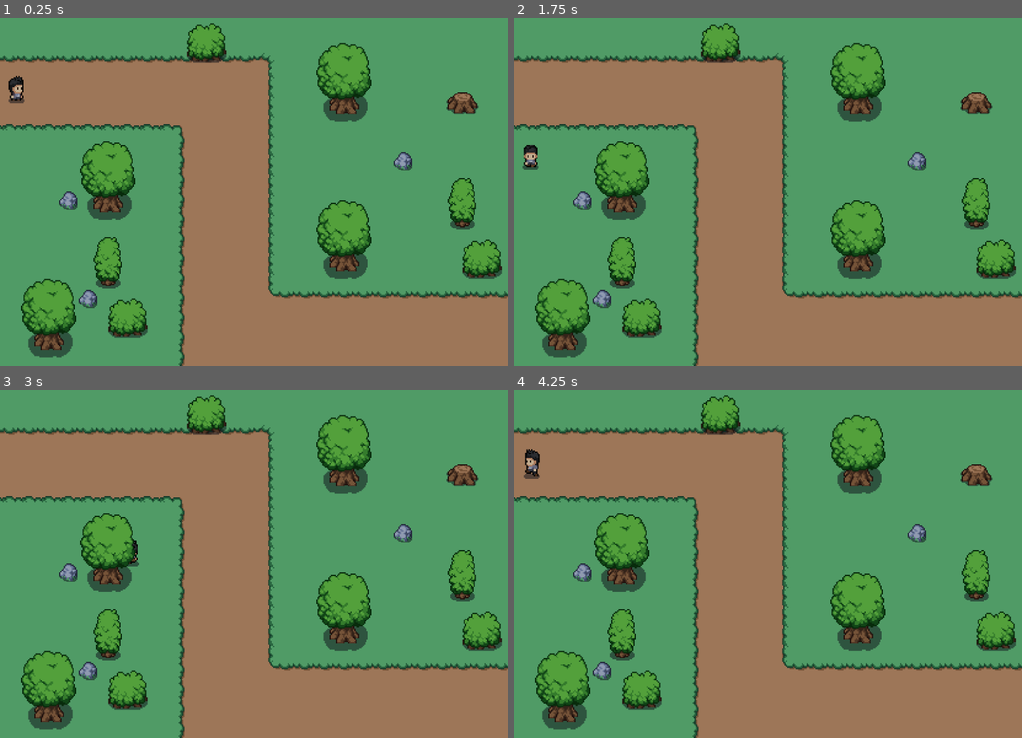
Above: before the commit, frames 1-4 (two rows, left to right).
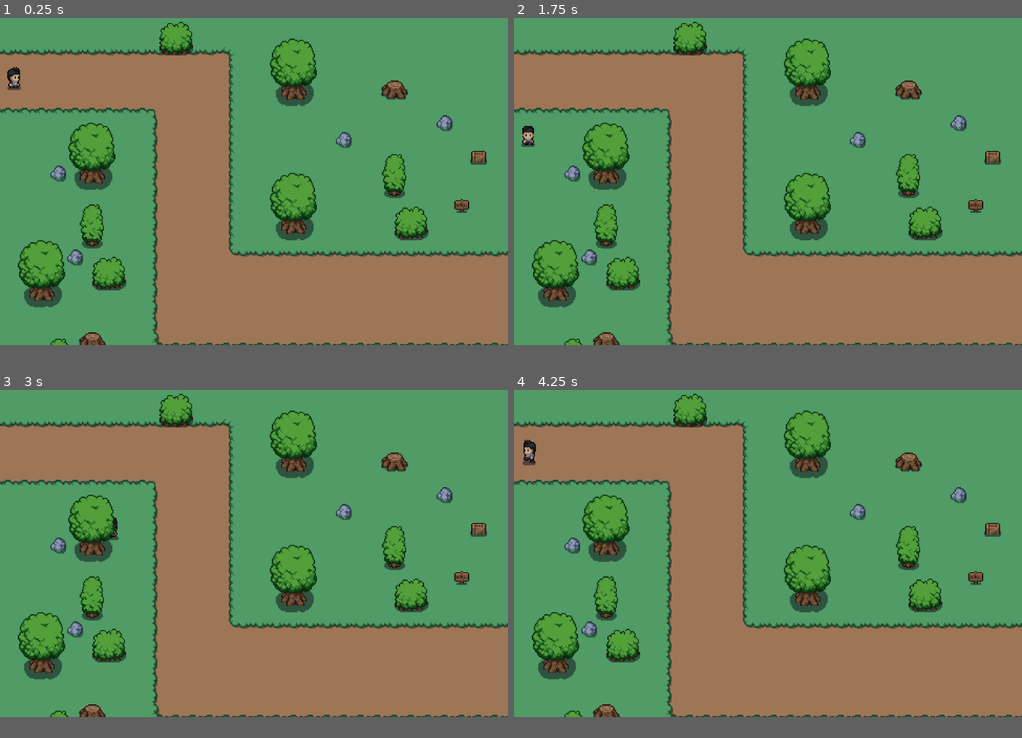
Above: after the commit, the same moments.

Repository: arwildo/petapa
Game: Godot game, scene res://dunia.tscn
Same seed, same stepped clock (60 frames per second), same inputs: the game is played once before the commit and once after it.
Inputs:
- Up to frame 1 (0.25 s): no input
- Up to frame 2 (1.75 s): hold Right (ui_right) 0.53-1.28 s; hold Space (tombol_serang) 0.53-1.28 s; hold Down (ui_down) from 1.28 s (still down); tap Space (tombol_serang) at 1.35 s
- Up to frame 3 (3 s): release Down (ui_down) at 2.03 s; hold Right (ui_right) 2.03-2.78 s; hold Space (tombol_serang) 2.03-2.78 s; hold Up (ui_up) from 2.78 s (still down); tap Space (tombol_serang) at 2.85 s
- Up to frame 4 (4.25 s): release Up (ui_up) at 3.53 s; hold Left (ui_left) from 3.53 s (still down); hold Space (tombol_serang) from 3.53 s (still down)
The window is 800x555 before the commit and 800x522 after it. Grey fills any space a smaller window leaves; there, only what the larger window draws over its background counts as a difference.

The runs differ from the first frame. In frame 1, 38% of the frame differs, in the area x 0-100%, y 1-100%; in frame 2, 38%; in frame 3, 38%; in frame 4, 38%.
Error in both runs: Invalid assignment of property or key 'arah_terkahir' with value of type 'Vector2' on a base object of type 'CharacterBody2D (player.gd)'. (res://states/Serang…

Commit message:
chore(project): atur ukuran zoom dan window

Diff:
--- a/project.godot
+++ b/project.godot
@@ -17,9 +17,9 @@
 
 [display]
 
-window/size/viewport_width=1652
-window/size/viewport_height=1148
-window/stretch/scale=4.0
+window/size/viewport_width=1452
+window/size/viewport_height=948
+window/stretch/scale=3.0
 
 [input]
 
